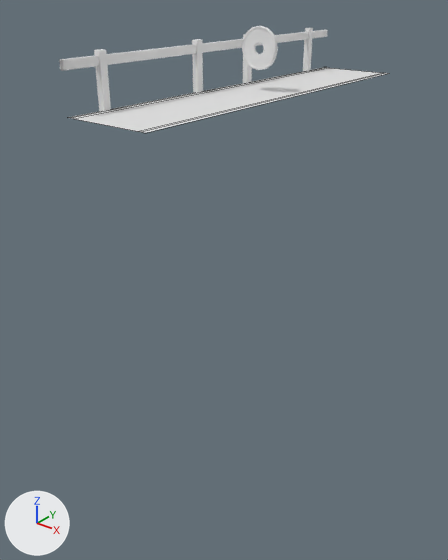
What one commit did to the Blender file Assets/_Project/Model/Blender/Blender.blend.
One viewpoint serves both versions: a camera (50 mm lens) standing at (9.21, -12.88, 2.5) and looking at (-0.45, -0.79, -5.0). The axes (+X, +Y, +Z) are drawn at lower left. The lights are the same throughout. Mesh edges are drawn as thin lines on the coarser meshes. The same objects are shown in both versions, whatever each file hides.

Names of what the first picture shows: 'Confine', 'Corsia', 'Moneta'.
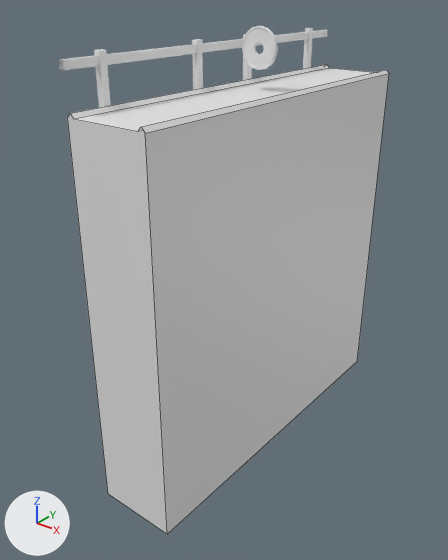
The change, as a diff of the scene's bpy script:
```diff
--- a/Assets/_Project/Model/Blender/Blender.blend.py
+++ b/Assets/_Project/Model/Blender/Blender.blend.py
@@ me_corsia @@
 me_corsia.from_pydata(...)  # 12 vertices, 5 faces; spans x -1.1..1.1, y -5.0..5.0, z 0.0..0.01
 # used by ob_corsia; location = (0.0, 0.0, 0.0)
+# me_corsia part 1: the whole mesh is scaled about the mesh origin by (1, 1, 9.81)
@@ me_corsiagiùlaterale @@
+me_corsiagiùlaterale.from_pydata([(1.1, 5.0, -10.0), (1.1, -5.0, -10.0), (1.1, -5.0, 0.0), (1.1, 5.0, 0.0)], [], [(2, 1, 0, 3)])
@@ me_corsiagiùfrontale @@
+me_corsiagiùfrontale.from_pydata([(-0.9, -5.0, 0.0), (0.9, -5.0, 0.0), (-0.99, -5.0, 0.1), (-1.1, -5.0, 0.0), (1.0, -5.0, 0.1), (1.1, -5.0, -10.0), (1.1, -5.0, 0.0), (-1.1, -5.0, -10.0)], [], [(0, 2, 3, 7, 5, 6, 4, 1)])
@@ ob_corsiagiùlaterale @@
+ob_corsiagiùlaterale = bpy.data.objects.new('CorsiaGiùLaterale', me_corsiagiùlaterale)
+ob_corsiagiùlaterale.location = (0.0, 0.0, 0.0)
@@ ob_corsiagiùfrontale @@
+ob_corsiagiùfrontale = bpy.data.objects.new('CorsiaGiùFrontale', me_corsiagiùfrontale)
+ob_corsiagiùfrontale.location = (0.0, 0.0, 0.0)
```

Where the change shows, as pixel boxes (x1, y1, x2, y2) in the pictures (448 x 560 px):
'CorsiaGiùLaterale', added: after (145, 74, 389, 534)
'CorsiaGiùFrontale', added: after (67, 114, 167, 534)
'Corsia', mesh rescaled: before (68, 67, 389, 133); after (70, 64, 389, 133)
